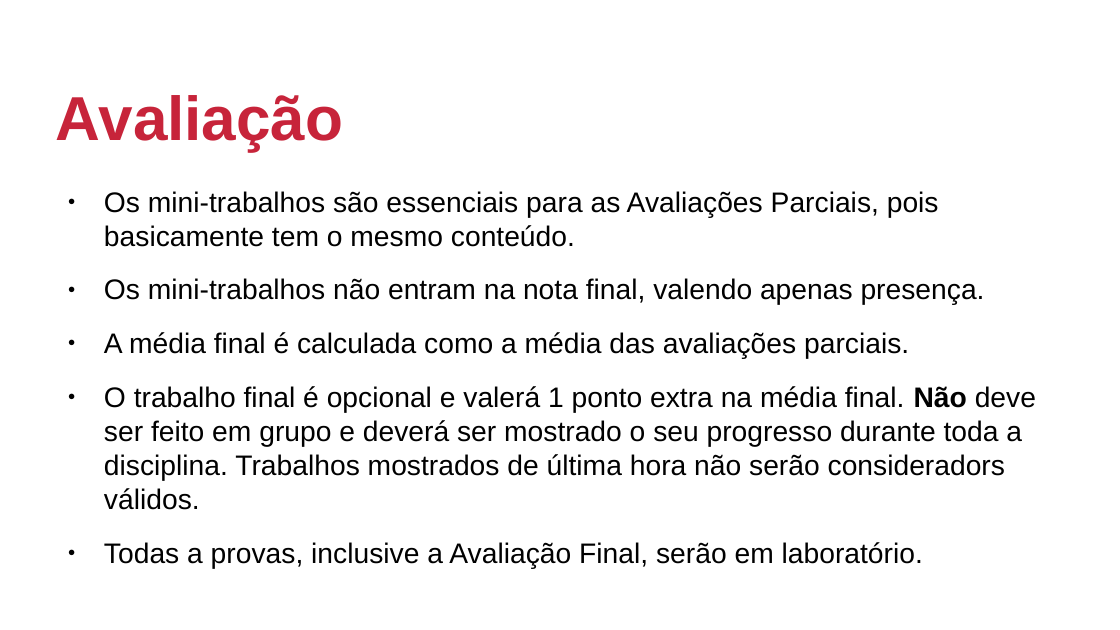
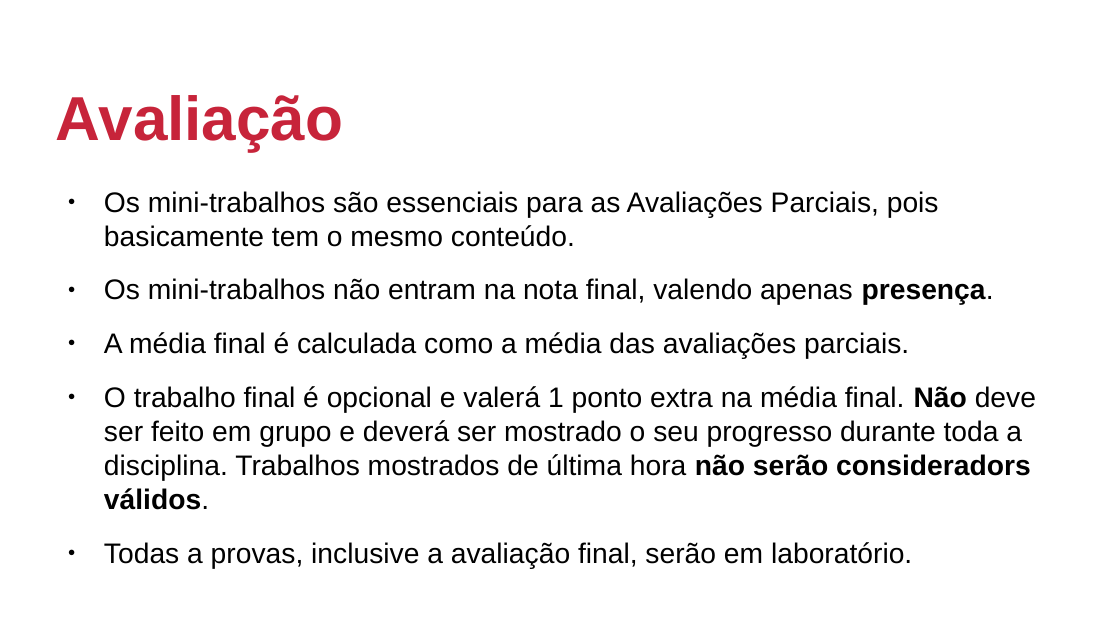
Before and after one commit to johnmagt/PIDM-2019_2, a slide deck: slide 5 of SLIDES/aula00.odp. Drawn at 1120x630 pixels with LibreOffice and Linux fonts; fonts in the diff are those of the drawing; background and template pictures are left out. Boxes give left, top, right and bottom in pixels: in the first picture for what was removed or moved away, otherwise in the second. Text is boxed around its words. In the diff, an @@ line names an element or a change of style, - is before the commit and + after.

```diff
--- a/SLIDES/aula00.odp
+++ b/SLIDES/aula00.odp
@@ text at <box>104,278,1036,510</box>: bold on in "presença.", "não serão consideradors válidos." @@
@@ text at <box>104,542,912,568</box>: text changed @@
-● Todas a provas, inclusive a Avaliação Final, serão em laboratório.
+● Todas a provas, inclusive a avaliação final, serão em laboratório.
```
Also in this commit, not shown: 1 other slide changed, 2 other files.
